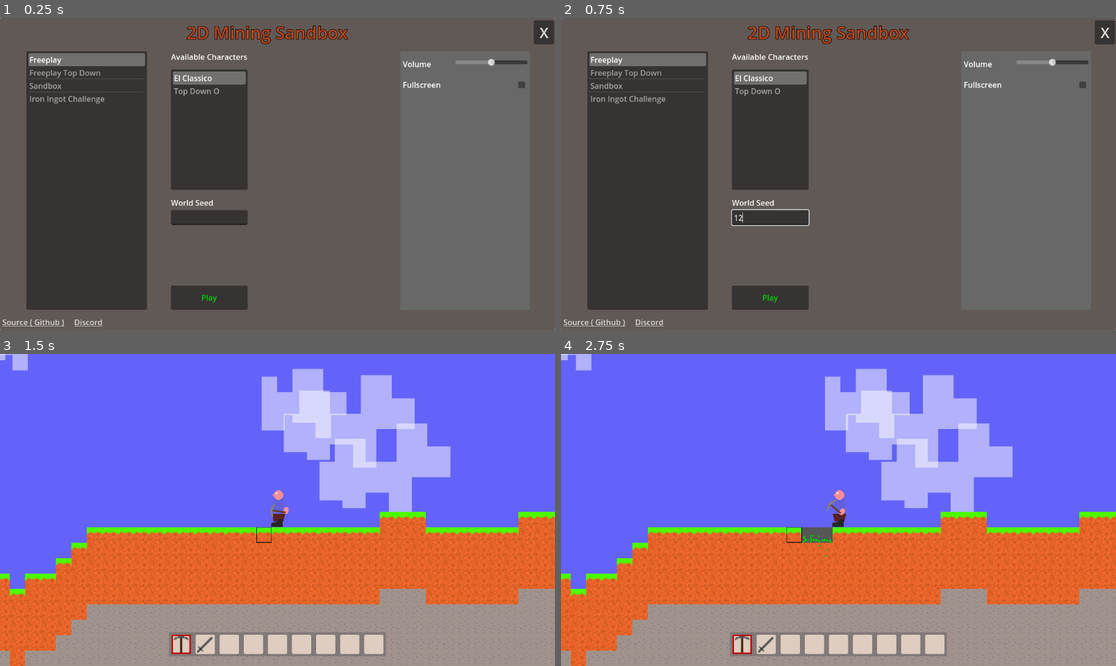
Above: before the commit, frames 1-4 (two rows, left to right).
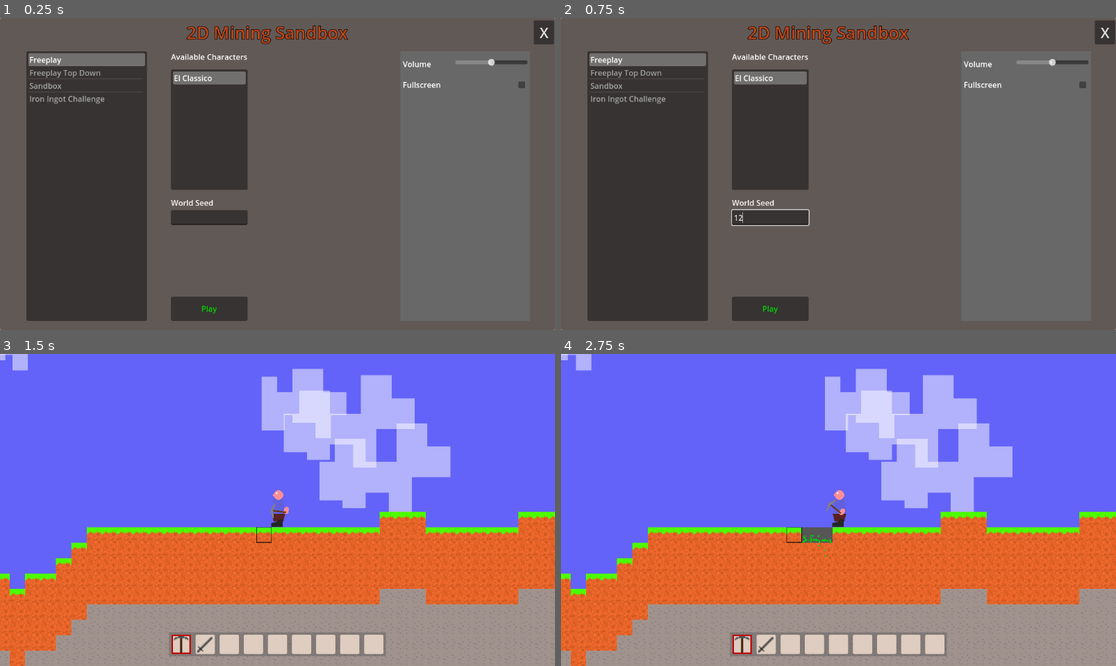
Above: after the commit, the same moments.

Repository: IsStephy/lab_3
Game: Godot game, scene res://game/startup.tscn
Same seed, same stepped clock (60 frames per second), same inputs: the game is played once before the commit and once after it. The engine's default icon, where the game draws it, is replaced by a stand-in: a white triangle on a blue panel in a dark square.
Inputs (mouse positions are in pixels of both pictures, inside the frame that each line leads up to):
- Up to frame 1 (0.25 s): no input
- Up to frame 2 (0.75 s): click (771, 217) at 0.52 s; type "12" at 0.6 s
- Up to frame 3 (1.5 s): click "Play" at 1.25 s
- Up to frame 4 (2.75 s): tap Enter at 2 s; drag from (744, 644) to (827, 510) at 2.02 s

The runs differ from the first frame. In frame 1, 2.0% of the frame differs, in the area x 0-45%, y 22-99%; in frame 2, 2.0%; in frame 3, less than 0.1%; in frame 4, nothing differs.

Commit message:
make some changes

Diff:
--- a/game/mobs/bat/bat.tscn
+++ b/game/mobs/bat/bat.tscn
@@ -6,7 +6,7 @@
 [ext_resource type="Script" path="res://game/mobs/bat/fly_state.gd" id="5_se00s"]
 
 [sub_resource type="RectangleShape2D" id="RectangleShape2D_0gfmn"]
-size = Vector2(22, 11)
+size = Vector2(61.6944, 38.8333)
 
 [sub_resource type="Curve" id="Curve_g6y4u"]
 _data = [Vector2(0, 1), 0.0, 0.0, 0, 0, Vector2(0.986111, 0.0641509), 0.0, 0.0, 0, 0]
@@ -64,6 +64,7 @@
 fly_state = NodePath("State Machine/Fly")
 
 [node name="CollisionShape2D" parent="." index="0"]
+position = Vector2(-0.833338, 1.66667)
 scale = Vector2(1.2, 1.2)
 shape = SubResource("RectangleShape2D_0gfmn")
 
@@ -179,7 +180,7 @@
 monitorable = false
 
 [node name="CollisionShape2D" type="CollisionShape2D" parent="Movement Detection" index="0"]
-position = Vector2(1.38889, 16.6667)
+position = Vector2(-0.694446, -0.694447)
 shape = SubResource("RectangleShape2D_prcf5")
 debug_color = Color(0.796078, 0.411765, 0.282353, 0.419608)
 
--- a/game/player/characters/TopDownO/top_down_o.gd
+++ /dev/null
@@ -1,65 +0,0 @@
-extends BasePlayer
-
-
-@onready var animation_player_hand = $"AnimationPlayer Hand"
-@onready var animation_player_feet = $"AnimationPlayer Feet"
-
-
-func _process(_delta):
-	if velocity.length() > 0:
-		# When moving, update the body rotation to match the movement direction
-		body.rotation = velocity.angle()
-
-
-func on_movement_jump():
-	animation_player_feet.play("jump")
-
-
-func on_movement_walk():
-	animation_player_feet.play("walk")
-
-
-func on_movement_stop():
-	animation_player_feet.play("RESET")
-
-
-func on_swim():
-	animation_player_feet.play("RESET")
-
-
-func on_hand_action(action_name: String):
-	animation_player_hand.play(action_name)
-
-
-func subscribe_hand_action_finished(action_name: String, method: Callable):
-	assert(animation_player_hand.has_animation(action_name))
-	animation_player_hand.animation_finished.connect(method, CONNECT_ONE_SHOT)
-
-
-func on_hand_action_finished():
-	animation_player_hand.play("RESET")
-
-
-func on_start_mining(action_name: String):
-	animation_player_hand.play(action_name)
-
-
-func on_stop_mining():
-	animation_player_hand.play("RESET")
-
-
-func _on_health_component_report_damage(_damage: Damage, _hitpoints: float):
-	$"AudioStreamPlayer Hurt".play()
-
-
-func _on_vehicle_state_entered():
-	animation_player_feet.play("enter_vehicle")
-
-
-func _on_vehicle_state_exited():
-	animation_player_feet.play("exit_vehicle")
-
-
-func on_death():
-	animation_player_hand.play("RESET")
-	animation_player_feet.play("RESET")
--- a/game/player/characters/TopDownO/top_down_o.tscn
+++ /dev/null
@@ -1,210 +0,0 @@
-[gd_scene load_steps=13 format=3 uid="uid://erv3wg0p6mo4"]
-
-[ext_resource type="PackedScene" uid="uid://d4mufsk5s6ksm" path="res://game/player/base_player.tscn" id="1_77cjs"]
-[ext_resource type="Script" path="res://game/player/hand.gd" id="2_875cp"]
-[ext_resource type="Script" path="res://game/player/characters/TopDownO/top_down_o.gd" id="2_a7vgm"]
-
-[sub_resource type="CircleShape2D" id="CircleShape2D_yr4g8"]
-radius = 22.0
-
-[sub_resource type="Animation" id="Animation_ysijm"]
-resource_name = "mine"
-length = 0.5
-loop_mode = 1
-tracks/0/type = "value"
-tracks/0/imported = false
-tracks/0/enabled = true
-tracks/0/path = NodePath("Body/Right Hand:position")
-tracks/0/interp = 1
-tracks/0/loop_wrap = true
-tracks/0/keys = {
-"times": PackedFloat32Array(0, 0.3),
-"transitions": PackedFloat32Array(1, 1),
-"update": 0,
-"values": [Vector2(12, 14), Vector2(19, 21)]
-}
-tracks/1/type = "value"
-tracks/1/imported = false
-tracks/1/enabled = true
-tracks/1/path = NodePath("Body/Right Hand:rotation")
-tracks/1/interp = 1
-tracks/1/loop_wrap = true
-tracks/1/keys = {
-"times": PackedFloat32Array(0, 0.3),
-"transitions": PackedFloat32Array(1, 1),
-"update": 0,
-"values": [-1.5708, -3.92699]
-}
-
-[sub_resource type="Animation" id="Animation_u5krh"]
-length = 0.001
-tracks/0/type = "value"
-tracks/0/imported = false
-tracks/0/enabled = true
-tracks/0/path = NodePath("Body/Right Hand:position")
-tracks/0/interp = 1
-tracks/0/loop_wrap = true
-tracks/0/keys = {
-"times": PackedFloat32Array(0),
-"transitions": PackedFloat32Array(1),
-"update": 0,
-"values": [Vector2(12, 14)]
-}
-tracks/1/type = "value"
-tracks/1/imported = false
-tracks/1/enabled = true
-tracks/1/path = NodePath("Body/Right Hand:rotation")
-tracks/1/interp = 1
-tracks/1/loop_wrap = true
-tracks/1/keys = {
-"times": PackedFloat32Array(0),
-"transitions": PackedFloat32Array(1),
-"update": 0,
-"values": [-1.5708]
-}
-
-[sub_resource type="AnimationLibrary" id="AnimationLibrary_wjf6x"]
-_data = {
-"RESET": SubResource("Animation_u5krh"),
-"mine": SubResource("Animation_ysijm")
-}
-
-[sub_resource type="Animation" id="Animation_1dm2i"]
-length = 0.001
-tracks/0/type = "value"
-tracks/0/imported = false
-tracks/0/enabled = true
-tracks/0/path = NodePath("Body/Torso:rotation")
-tracks/0/interp = 1
-tracks/0/loop_wrap = true
-tracks/0/keys = {
-"times": PackedFloat32Array(0),
-"transitions": PackedFloat32Array(1),
-"update": 0,
-"values": [0.0]
-}
-
-[sub_resource type="Animation" id="Animation_7fwcn"]
-resource_name = "jump"
-tracks/0/type = "value"
-tracks/0/imported = false
-tracks/0/enabled = true
-tracks/0/path = NodePath("Body/Torso:rotation")
-tracks/0/interp = 1
-tracks/0/loop_wrap = true
-tracks/0/keys = {
-"times": PackedFloat32Array(0, 0.1, 0.6),
-"transitions": PackedFloat32Array(1, 1, 1),
-"update": 0,
-"values": [0.0, 0.2, 0.0]
-}
-
-[sub_resource type="Animation" id="Animation_v8cep"]
-resource_name = "walk"
-length = 0.4
-loop_mode = 1
-tracks/0/type = "value"
-tracks/0/imported = false
-tracks/0/enabled = true
-tracks/0/path = NodePath("Body/Torso:rotation")
-tracks/0/interp = 1
-tracks/0/loop_wrap = true
-tracks/0/keys = {
-"times": PackedFloat32Array(0, 0.1, 0.2, 0.3),
-"transitions": PackedFloat32Array(1, 1, 1, 1),
-"update": 0,
-"values": [0.0, -0.1, 0.0, 0.1]
-}
-
-[sub_resource type="Animation" id="Animation_exi4f"]
-resource_name = "enter_vehicle"
-tracks/0/type = "value"
-tracks/0/imported = false
-tracks/0/enabled = true
-tracks/0/path = NodePath("Body/Torso:rotation")
-tracks/0/interp = 1
-tracks/0/loop_wrap = true
-tracks/0/keys = {
-"times": PackedFloat32Array(0, 0.5),
-"transitions": PackedFloat32Array(1, 1),
-"update": 0,
-"values": [0.0, 0.0]
-}
-
-[sub_resource type="AnimationLibrary" id="AnimationLibrary_ve3ko"]
-_data = {
-"RESET": SubResource("Animation_1dm2i"),
-"enter_vehicle": SubResource("Animation_exi4f"),
-"jump": SubResource("Animation_7fwcn"),
-"walk": SubResource("Animation_v8cep")
-}
-
-[node name="TopDownO" node_paths=PackedStringArray("body", "look_pivot", "main_hand", "interaction_area") instance=ExtResource("1_77cjs")]
-script = ExtResource("2_a7vgm")
-top_down_mode = true
-body = NodePath("Body")
-look_pivot = NodePath("Body")
-main_hand = NodePath("Body/Right Hand")
-interaction_area = NodePath("Body/Interaction Area")
-
-[node name="Torso" type="Line2D" parent="Body" index="1"]
-points = PackedVector2Array(0, -14, 0, 14)
-width = 20.0
-default_color = Color(0.380392, 0.380392, 0.87451, 1)
-joint_mode = 2
-begin_cap_mode = 2
-end_cap_mode = 2
-
-[node name="Right Hand" type="Line2D" parent="Body" index="2" node_paths=PackedStringArray("player")]
-position = Vector2(12, 14)
-rotation = -1.5708
-points = PackedVector2Array(0, 0, 0, 0.001)
-default_color = Color(0.992157, 0.556863, 0.592157, 1)
-joint_mode = 2
-begin_cap_mode = 2
-end_cap_mode = 2
-script = ExtResource("2_875cp")
-player = NodePath("../..")
-
-[node name="Connector" type="Node2D" parent="Body/Right Hand" index="0"]
-
-[node name="Left Hand" type="Line2D" parent="Body" index="3"]
-position = Vector2(12, -14)
-points = PackedVector2Array(0, 0, 0, 0.001)
-default_color = Color(0.992157, 0.556863, 0.592157, 1)
-joint_mode = 2
-begin_cap_mode = 2
-end_cap_mode = 2
-
-[node name="Head" type="Line2D" parent="Body" index="4"]
-points = PackedVector2Array(0, 0, 0.001, 0)
-width = 20.0
-default_color = Color(0.992157, 0.556863, 0.592157, 1)
-joint_mode = 2
-begin_cap_mode = 2
-end_cap_mode = 2
-
-[node name="Nose" type="Line2D" parent="Body/Head" index="0"]
-position = Vector2(9, 1)
-points = PackedVector2Array(0, 0, 0.001, 0)
-width = 6.0
-default_color = Color(0.992157, 0.556863, 0.592157, 1)
-joint_mode = 2
-begin_cap_mode = 2
-end_cap_mode = 2
-
-[node name="CollisionShape2D" parent="." index="1"]
-position = Vector2(0, 0)
-shape = SubResource("CircleShape2D_yr4g8")
-
-[node name="AnimationPlayer Hand" type="AnimationPlayer" parent="." index="6"]
-libraries = {
-"": SubResource("AnimationLibrary_wjf6x")
-}
-
-[node name="AnimationPlayer Feet" type="AnimationPlayer" parent="." index="7"]
-libraries = {
-"": SubResource("AnimationLibrary_ve3ko")
-}
-
-[connection signal="release_charge" from="State Machine/Item Charging" to="State Machine" method="release_charge"]
--- a/game/recipes/crafting/grenade.tres
+++ /dev/null
@@ -1,24 +0,0 @@
-[gd_resource type="Resource" script_class="CraftingRecipe" load_steps=8 format=3 uid="uid://cw7n52yg2xk5m"]
-
-[ext_resource type="Resource" uid="uid://bhhsycxt24sle" path="res://game/items/iron ingot/iron_ingot.tres" id="1_gyvgm"]
-[ext_resource type="Script" path="res://game/recipes/crafting_recipe.gd" id="1_thtwb"]
-[ext_resource type="Script" path="res://game/player/inventory/inventory_item.gd" id="2_aqn0d"]
-[ext_resource type="Resource" uid="uid://dvmim47wemg41" path="res://game/items/coal ore/coal_ore.tres" id="3_5047m"]
-[ext_resource type="Resource" uid="uid://co1txj2dn5cyi" path="res://game/items/grenade/grenade.tres" id="4_cer3n"]
-
-[sub_resource type="Resource" id="Resource_yhw3q"]
-script = ExtResource("2_aqn0d")
-item = ExtResource("1_gyvgm")
-count = 1
-
-[sub_resource type="Resource" id="Resource_db8eh"]
-script = ExtResource("2_aqn0d")
-item = ExtResource("3_5047m")
-count = 2
-
-[resource]
-script = ExtResource("1_thtwb")
-product = ExtResource("4_cer3n")
-product_count = 1
-ingredients = Array[ExtResource("2_aqn0d")]([SubResource("Resource_yhw3q"), SubResource("Resource_db8eh")])
-crafting_duration = 1.0
--- a/game/ui/main_menu.tscn
+++ b/game/ui/main_menu.tscn
@@ -108,19 +108,5 @@
 layout_mode = 2
 theme_override_constants/separation = 20
 
-[node name="Github LinkButton" type="LinkButton" parent="PanelContainer/MarginContainer/VBoxContainer/Footer HBoxContainer"]
-layout_mode = 2
-size_flags_horizontal = 4
-size_flags_vertical = 4
-text = "Source ( Github )"
-uri = "https://github.com/Griiimon/2D-Mining-Sandbox"
-
-[node name="Discord LinkButton" type="LinkButton" parent="PanelContainer/MarginContainer/VBoxContainer/Footer HBoxContainer"]
-layout_mode = 2
-size_flags_horizontal = 4
-size_flags_vertical = 4
-text = "Discord"
-uri = "https://discord.gg/rwJgYm8228"
-
 [connection signal="pressed" from="PanelContainer/MarginContainer/VBoxContainer/Header HBoxContainer/Close Button" to="." method="_on_close_button_pressed"]
 [connection signal="pressed" from="PanelContainer/MarginContainer/VBoxContainer/Main Content MarginContainer/HBoxContainer/VBoxContainer/Play Button" to="." method="_on_play_button_pressed"]
--- a/game/world/components/mob spawner/mob_spawner.gd
+++ b/game/world/components/mob spawner/mob_spawner.gd
@@ -1,7 +1,7 @@
 class_name MobSpawner
 extends WorldComponent
 
-@export var min_player_distance: int= 50
+@export var min_player_distance: int= 25
 
 
 
--- a/game/world/terrain generator/generators/default.tres
+++ b/game/world/terrain generator/generators/default.tres
@@ -1,7 +1,8 @@
-[gd_resource type="Resource" script_class="TerrainGenerator" load_steps=20 format=3 uid="uid://rchstnfrc547"]
+[gd_resource type="Resource" script_class="TerrainGenerator" load_steps=21 format=3 uid="uid://rchstnfrc547"]
 
 [ext_resource type="Resource" uid="uid://bv3qfie2av8dh" path="res://game/blocks/stone block/stone_block.tres" id="1_6kp5u"]
 [ext_resource type="Script" path="res://game/world/terrain generator/terrain_block_distribution.gd" id="2_od3kv"]
+[ext_resource type="Script" path="res://game/blocks/block.gd" id="2_wjgrn"]
 [ext_resource type="Script" path="res://game/world/terrain generator/terrain_generator_instruction.gd" id="3_1dayd"]
 [ext_resource type="Resource" uid="uid://d12w8mbqpsyov" path="res://game/blocks/coal block/coal_block.tres" id="4_kiwak"]
 [ext_resource type="Script" path="res://game/world/terrain generator/terrain_generator.gd" id="5_fhj57"]
@@ -11,11 +12,12 @@
 
 [sub_resource type="Resource" id="Resource_qdcf6"]
 script = ExtResource("2_od3kv")
-blocks = Array[Resource("res://game/blocks/block.gd")]([ExtResource("1_6kp5u")])
+blocks = Array[ExtResource("2_wjgrn")]([ExtResource("1_6kp5u")])
 noise_threshold = 0.0
 
 [sub_resource type="Resource" id="Resource_62246"]
 script = ExtResource("3_1dayd")
+top_down = false
 min_height = -100
 max_height = 1024
 distribution = SubResource("Resource_qdcf6")
@@ -27,12 +29,13 @@
 
 [sub_resource type="Resource" id="Resource_hfx3x"]
 script = ExtResource("2_od3kv")
-blocks = Array[Resource("res://game/blocks/block.gd")]([ExtResource("4_kiwak"), ExtResource("6_ax1wm")])
+blocks = Array[ExtResource("2_wjgrn")]([ExtResource("4_kiwak"), ExtResource("6_ax1wm")])
 noise = SubResource("FastNoiseLite_6egp1")
 noise_threshold = 0.39
 
 [sub_resource type="Resource" id="Resource_tk6ju"]
 script = ExtResource("3_1dayd")
+top_down = false
 min_height = 0
 max_height = 1024
 distribution = SubResource("Resource_hfx3x")
@@ -45,12 +48,13 @@
 
 [sub_resource type="Resource" id="Resource_b0jq7"]
 script = ExtResource("2_od3kv")
-blocks = Array[Resource("res://game/blocks/block.gd")]([ExtResource("7_b607x")])
+blocks = Array[ExtResource("2_wjgrn")]([ExtResource("7_b607x")])
 noise = SubResource("FastNoiseLite_5lybx")
 noise_threshold = 0.42
 
 [sub_resource type="Resource" id="Resource_j6re8"]
 script = ExtResource("3_1dayd")
+top_down = false
 min_height = 0
 max_height = 1024
 distribution = SubResource("Resource_b0jq7")
@@ -68,12 +72,13 @@
 
 [sub_resource type="Resource" id="Resource_kx2jn"]
 script = ExtResource("2_od3kv")
-blocks = Array[Resource("res://game/blocks/block.gd")]([ExtResource("7_7pv86")])
+blocks = Array[ExtResource("2_wjgrn")]([ExtResource("7_7pv86")])
 noise = SubResource("FastNoiseLite_6losj")
 noise_threshold = 0.5
 
 [sub_resource type="Resource" id="Resource_wdpor"]
 script = ExtResource("3_1dayd")
+top_down = false
 min_height = 0
 max_height = 1024
 distribution = SubResource("Resource_kx2jn")
--- a/utils/level editor/level_editor.tscn
+++ b/utils/level editor/level_editor.tscn
@@ -8,5 +8,4 @@
 layer_1/name = "fluids"
 layer_1/z_index = 20
 layer_1/navigation_enabled = false
-layer_1/tile_data = PackedInt32Array()
 script = ExtResource("1_bohj5")
Not shown: 3 places in resources/tile_set.tres that only renumber resources
